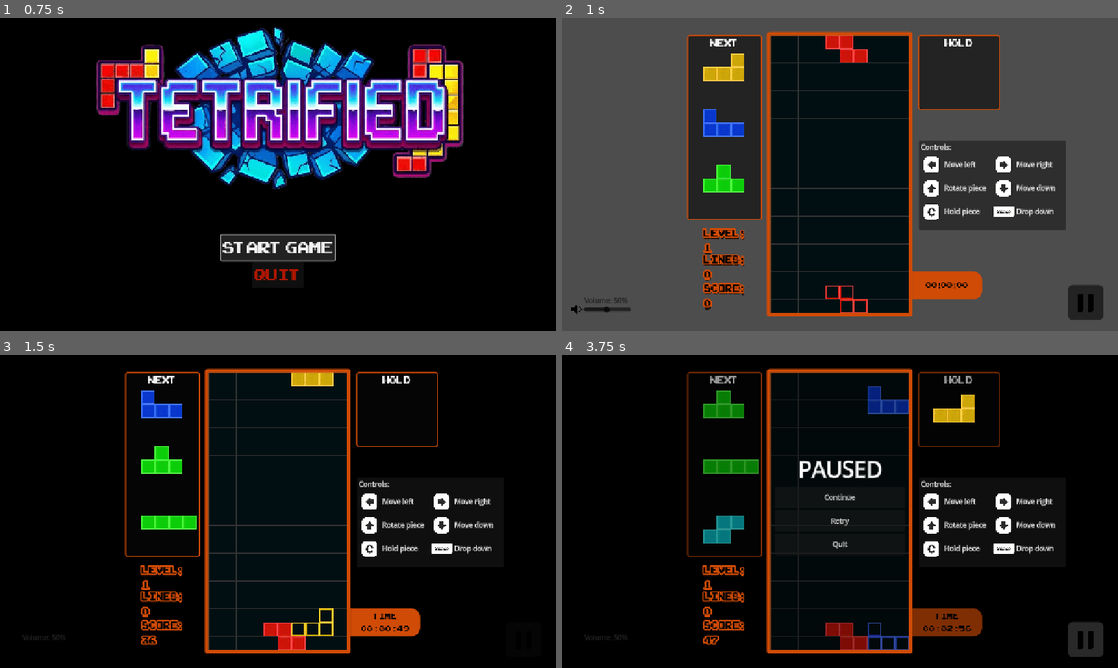
Above: before the commit, frames 1-4 (two rows, left to right).
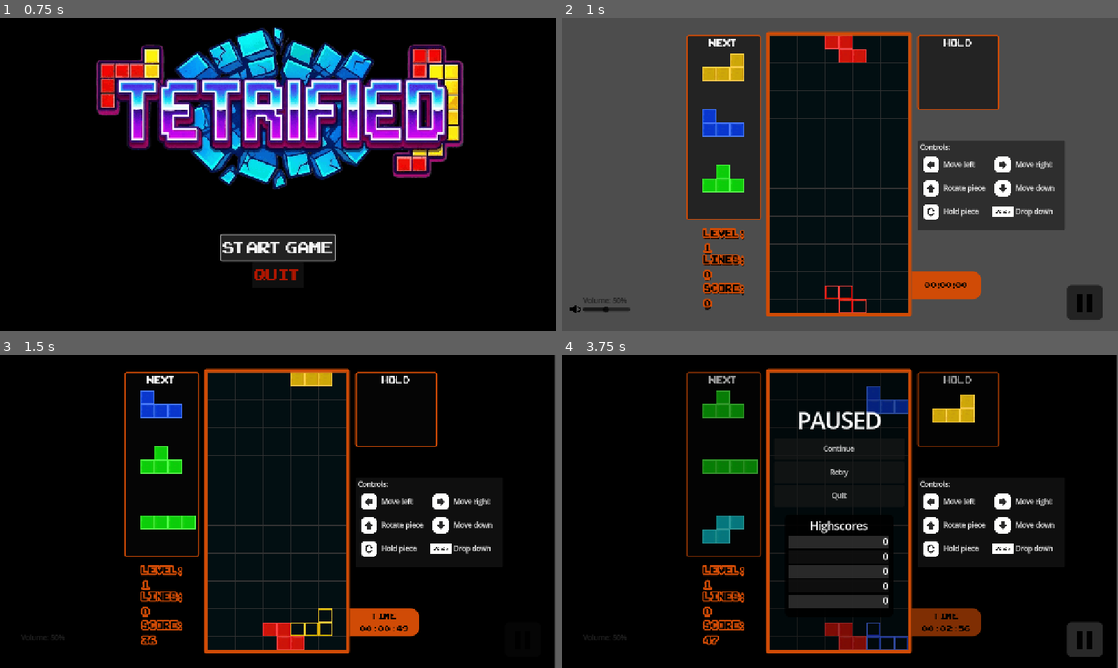
Above: after the commit, the same moments.

Repository: THeikkila91/R12-Gamejam
Game: Godot game, scene res://scenes/Start_screen.tscn
Same seed, same stepped clock (60 frames per second), same inputs: the game is played once before the commit and once after it. Video files are missing from this copy of the repository; at most half a second of black plays in their place.
Inputs (mouse positions are in pixels of both pictures, inside the frame that each line leads up to):
- Up to frame 1 (0.75 s): click "START GAME" at 0.5 s
- Up to frame 2 (1 s): no input
- Up to frame 3 (1.5 s): move the mouse to (400, 495) at 1.27 s; hold Right (move_right) from 1.28 s (still down); hold Space (hard_drop) from 1.28 s (still down)
- Up to frame 4 (3.75 s): move the mouse to (728, 527) at 2.02 s; release Right (move_right) at 2.03 s; release Space (hard_drop) at 2.03 s; hold Down (move_down) 2.03-2.78 s; tap Up (rotation) at 2.1 s; move the mouse to (895, 442) at 2.77 s; hold Right (move_right) 2.78-3.5 s; hold C (swap_piece) 2.78-3.5 s; click (1084, 639) at 3.5 s

Frame 1 is identical in both runs. In frame 2, 3.9% of the frame differs, in the area x 1-98%, y 4-97%; in frame 3, 4.1%; in frame 4, 7.5%, in the area x 4-100%, y 0-100%.

Commit message:
Scoreboard lisätty, visuaali efekti rivien saantiin ja muita viimeistelyjä

Diff:
--- a/r-12-gamejam/scenes/game.tscn
+++ b/r-12-gamejam/scenes/game.tscn
@@ -50,6 +50,33 @@
 font_size = 25
 font_color = Color(0, 0, 0, 1)
 
+[sub_resource type="StyleBoxFlat" id="StyleBoxFlat_e1j6l"]
+bg_color = Color(0, 0, 0, 0.89411765)
+corner_radius_top_left = 10
+corner_radius_top_right = 10
+corner_radius_bottom_right = 10
+corner_radius_bottom_left = 10
+
+[sub_resource type="StyleBoxFlat" id="StyleBoxFlat_pl11u"]
+content_margin_right = 2.0
+bg_color = Color(0.26666668, 0.26666668, 0.26666668, 0.6)
+
+[sub_resource type="StyleBoxFlat" id="StyleBoxFlat_bhx41"]
+content_margin_right = 2.0
+bg_color = Color(0.09239706, 0.09239707, 0.09239703, 0.6)
+
+[sub_resource type="StyleBoxFlat" id="StyleBoxFlat_qnb83"]
+content_margin_right = 2.0
+bg_color = Color(0.26666668, 0.26666668, 0.26666668, 0.6)
+
+[sub_resource type="StyleBoxFlat" id="StyleBoxFlat_sww3w"]
+content_margin_right = 2.0
+bg_color = Color(0.09239706, 0.09239707, 0.09239703, 0.6)
+
+[sub_resource type="StyleBoxFlat" id="StyleBoxFlat_suyxu"]
+content_margin_right = 2.0
+bg_color = Color(0.26666668, 0.26666668, 0.26666668, 0.6)
+
 [sub_resource type="StyleBoxFlat" id="StyleBoxFlat_ssvqc"]
 bg_color = Color(0.03137255, 0.03137255, 0.03137255, 0.6)
 border_color = Color(0.8156863, 0.29411766, 0.023529412, 1)
@@ -224,6 +251,73 @@
 size_flags_horizontal = 4
 text = "Quit"
 
+[node name="MarginContainer2" type="MarginContainer" parent="UI/GameOverMenu/VBoxContainer"]
+layout_mode = 2
+theme_override_constants/margin_bottom = 10
+
+[node name="HighscorePanel" type="PanelContainer" parent="UI/GameOverMenu/VBoxContainer"]
+custom_minimum_size = Vector2(250, 235)
+layout_mode = 2
+size_flags_horizontal = 4
+theme_override_styles/panel = SubResource("StyleBoxFlat_e1j6l")
+
+[node name="MarginContainer" type="MarginContainer" parent="UI/GameOverMenu/VBoxContainer/HighscorePanel"]
+layout_mode = 2
+theme_override_constants/margin_left = 10
+theme_override_constants/margin_top = 10
+theme_override_constants/margin_right = 10
+theme_override_constants/margin_bottom = 10
+
+[node name="GameOverHighscoreContainer" type="VBoxContainer" parent="UI/GameOverMenu/VBoxContainer/HighscorePanel/MarginContainer"]
+layout_mode = 2
+
+[node name="HighscoreLabel" type="Label" parent="UI/GameOverMenu/VBoxContainer/HighscorePanel/MarginContainer/GameOverHighscoreContainer"]
+layout_mode = 2
+theme_override_font_sizes/font_size = 25
+text = "Highscores"
+horizontal_alignment = 1
+vertical_alignment = 1
+
+[node name="Score1" type="Label" parent="UI/GameOverMenu/VBoxContainer/HighscorePanel/MarginContainer/GameOverHighscoreContainer"]
+custom_minimum_size = Vector2(0, 30)
+layout_mode = 2
+theme_override_font_sizes/font_size = 20
+theme_override_styles/normal = SubResource("StyleBoxFlat_pl11u")
+horizontal_alignment = 2
+vertical_alignment = 1
+
+[node name="Score2" type="Label" parent="UI/GameOverMenu/VBoxContainer/HighscorePanel/MarginContainer/GameOverHighscoreContainer"]
+custom_minimum_size = Vector2(0, 30)
+layout_mode = 2
+theme_override_font_sizes/font_size = 20
+theme_override_styles/normal = SubResource("StyleBoxFlat_bhx41")
+horizontal_alignment = 2
+vertical_alignment = 1
+
+[node name="Score3" type="Label" parent="UI/GameOverMenu/VBoxContainer/HighscorePanel/MarginContainer/GameOverHighscoreContainer"]
+custom_minimum_size = Vector2(0, 30)
+layout_mode = 2
+theme_override_font_sizes/font_size = 20
+theme_override_styles/normal = SubResource("StyleBoxFlat_qnb83")
+horizontal_alignment = 2
+vertical_alignment = 1
+
+[node name="Score4" type="Label" parent="UI/GameOverMenu/VBoxContainer/HighscorePanel/MarginContainer/GameOverHighscoreContainer"]
+custom_minimum_size = Vector2(0, 30)
+layout_mode = 2
+theme_override_font_sizes/font_size = 20
+theme_override_styles/normal = SubResource("StyleBoxFlat_sww3w")
+horizontal_alignment = 2
+vertical_alignment = 1
+
+[node name="Score5" type="Label" parent="UI/GameOverMenu/VBoxContainer/HighscorePanel/MarginContainer/GameOverHighscoreContainer"]
+custom_minimum_size = Vector2(0, 30)
+layout_mode = 2
+theme_override_font_sizes/font_size = 20
+theme_override_styles/normal = SubResource("StyleBoxFlat_suyxu")
+horizontal_alignment = 2
+vertical_alignment = 1
+
 [node name="PauseMenu" type="ColorRect" parent="UI"]
 process_mode = 3
 visible = false
@@ -277,6 +371,73 @@
 size_flags_horizontal = 4
 text = "Quit"
 
+[node name="Separator" type="MarginContainer" parent="UI/PauseMenu/VBoxContainer"]
+layout_mode = 2
+theme_override_constants/margin_bottom = 10
+
+[node name="HighscorePanel" type="PanelContainer" parent="UI/PauseMenu/VBoxContainer"]
+custom_minimum_size = Vector2(250, 235)
+layout_mode = 2
+size_flags_horizontal = 4
+theme_override_styles/panel = SubResource("StyleBoxFlat_e1j6l")
+
+[node name="MarginContainer" type="MarginContainer" parent="UI/PauseMenu/VBoxContainer/HighscorePanel"]
+layout_mode = 2
+theme_override_constants/margin_left = 10
+theme_override_constants/margin_top = 10
+theme_override_constants/margin_right = 10
+theme_override_constants/margin_bottom = 10
+
+[node name="HighscoreContainer" type="VBoxContainer" parent="UI/PauseMenu/VBoxContainer/HighscorePanel/MarginContainer"]
+layout_mode = 2
+
+[node name="HighscoreLabel" type="Label" parent="UI/PauseMenu/VBoxContainer/HighscorePanel/MarginContainer/HighscoreContainer"]
+layout_mode = 2
+theme_override_font_sizes/font_size = 25
+text = "Highscores"
+horizontal_alignment = 1
+vertical_alignment = 1
+
+[node name="Score1" type="Label" parent="UI/PauseMenu/VBoxContainer/HighscorePanel/MarginContainer/HighscoreContainer"]
+custom_minimum_size = Vector2(0, 30)
+layout_mode = 2
+theme_override_font_sizes/font_size = 20
+theme_override_styles/normal = SubResource("StyleBoxFlat_pl11u")
+horizontal_alignment = 2
+vertical_alignment = 1
+
+[node name="Score2" type="Label" parent="UI/PauseMenu/VBoxContainer/HighscorePanel/MarginContainer/HighscoreContainer"]
+custom_minimum_size = Vector2(0, 30)
+layout_mode = 2
+theme_override_font_sizes/font_size = 20
+theme_override_styles/normal = SubResource("StyleBoxFlat_bhx41")
+horizontal_alignment = 2
+vertical_alignment = 1
+
+[node name="Score3" type="Label" parent="UI/PauseMenu/VBoxContainer/HighscorePanel/MarginContainer/HighscoreContainer"]
+custom_minimum_size = Vector2(0, 30)
+layout_mode = 2
+theme_override_font_sizes/font_size = 20
+theme_override_styles/normal = SubResource("StyleBoxFlat_qnb83")
+horizontal_alignment = 2
+vertical_alignment = 1
+
+[node name="Score4" type="Label" parent="UI/PauseMenu/VBoxContainer/HighscorePanel/MarginContainer/HighscoreContainer"]
+custom_minimum_size = Vector2(0, 30)
+layout_mode = 2
+theme_override_font_sizes/font_size = 20
+theme_override_styles/normal = SubResource("StyleBoxFlat_sww3w")
+horizontal_alignment = 2
+vertical_alignment = 1
+
+[node name="Score5" type="Label" parent="UI/PauseMenu/VBoxContainer/HighscorePanel/MarginContainer/HighscoreContainer"]
+custom_minimum_size = Vector2(0, 30)
+layout_mode = 2
+theme_override_font_sizes/font_size = 20
+theme_override_styles/normal = SubResource("StyleBoxFlat_suyxu")
+horizontal_alignment = 2
+vertical_alignment = 1
+
 [node name="HoldPieceDisplay" type="TileMapLayer" parent="UI"]
 position = Vector2(400, 20)
 tile_set = ExtResource("2_yqjtg")
@@ -586,6 +747,9 @@
 
 [node name="ButtonpressSound" type="AudioStreamPlayer" parent="."]
 stream = ExtResource("16_rysoc")
+
+[node name="Camera2D" type="Camera2D" parent="."]
+position = Vector2(635, 353)
 
 [connection signal="level_changed" from="ActivePiece" to="ScoreUI" method="_on_level_changed"]
 [connection signal="lines_cleared" from="ActivePiece" to="ScoreUI" method="_on_lines_cleared"]
--- a/r-12-gamejam/scripts/ActivePiece.gd
+++ b/r-12-gamejam/scripts/ActivePiece.gd
@@ -222,6 +222,11 @@
 	#palikoiden pysäytys
 	set_process(false)
 	fall_timer.stop()
+
+	var ui_node = get_node("../ScoreUI")
+	if ui_node:
+		ui_node.check_for_new_highscore()
+
 	#gameover ruutu näkyviin
 	if game_over_menu:
 		game_over_menu.show()
@@ -329,6 +334,8 @@
 
 		if is_full:
 			get_parent().get_node("ExplodeSound").play()
+			play_clear_animation(y) # Pelaa flash efekti
+			await get_tree().create_timer(0.1).timeout # Pieni paussi
 			delete_row_and_shift(y) #tässä tuhotaan ja pudotetaan
 			rows_cleared += 1
 		else:
@@ -349,15 +356,42 @@
 			pohja_layer.set_cell(Vector2i(x, y), source_id, atlas_coords)
 			pohja_layer.set_cell(Vector2i(x, y - 1), -1)
 
+func play_clear_animation(row: int):
+	var flash = ColorRect.new()
+	add_child(flash)
+
+	# Muuttaa valo efektiä
+	flash.position = Vector2(0, row * 32)
+	flash.size = Vector2(10 * 32, 32)
+	flash.color = Color(1, 1, 1, 0.8)
+
+	var tween = create_tween()
+	# Häivytä ja poista se 0,2 sekunnissa
+	tween.tween_property(flash, "modulate:a", 0.0, 0.2)
+	tween.tween_callback(flash.queue_free)
+
+
+func apply_shake(strength: float = 4.0):
+	var camera = get_viewport().get_camera_2d()
+	if camera:
+		var tween = create_tween()
+		for i in range(4):
+			var offset = Vector2(randf_range(-strength, strength), randf_range(-strength, strength))
+			tween.tween_property(camera, "offset", offset, 0.05)
+		tween.tween_property(camera, "offset", Vector2.ZERO, 0.05)
+
 
 func calculate_score(amount: int):
 	total_lines_cleared += amount
+
+	apply_shake(amount * 3.0)
 
 	var points = 0
 	if amount == 1: points = 100
 	elif amount == 2: points = 300
 	elif amount == 3: points = 500
 	elif amount == 4: points = 800
+
 
 	var earned_points = points * level
 	lines_cleared.emit(earned_points, amount)
--- a/r-12-gamejam/scripts/score_ui.gd
+++ b/r-12-gamejam/scripts/score_ui.gd
@@ -8,8 +8,54 @@
 var total_lines = 0
 var current_level = 1
 
+var highscores: Array = [0, 0, 0, 0, 0]
+const SAVE_PATH = "user://highscores.save"
+
+
 func _ready():
+	load_highscores()
 	update_ui()
+	update_highscore_display()
+
+func load_highscores():
+	if FileAccess.file_exists(SAVE_PATH):
+		var file = FileAccess.open(SAVE_PATH, FileAccess.READ)
+		highscores = file.get_var()
+	else:
+		highscores = [0, 0, 0, 0, 0]
+
+func save_highscores():
+	var file = FileAccess.open(SAVE_PATH, FileAccess.WRITE)
+	file.store_var(highscores)
+
+func check_for_new_highscore():
+	highscores.append(total_score)
+	highscores.sort() # Järjestää pienimmästä isoimpaan
+	highscores.reverse()
+	highscores = highscores.slice(0, 5) # Pidä vain top 5
+
+	save_highscores()
+	update_highscore_display()
+
+func update_highscore_display():
+
+	var pause_container = get_node("../UI/PauseMenu/VBoxContainer/HighscorePanel/MarginContainer/HighscoreContainer")
+	var gameover_container = get_node("../UI/GameOverMenu/VBoxContainer/HighscorePanel/MarginContainer/GameOverHighscoreContainer")
+
+	var containers = [pause_container, gameover_container]
+
+	for container in containers:
+		if container:
+			print("Highscore container found!")
+			var children = container.get_children()
+
+			for i in range(1, children.size()):
+				var score_index = i - 1
+
+				if children[i] is Label and score_index < highscores.size():
+					children[i].text = str(highscores[score_index])
+		else:
+			print("Error: Could not find HighscoreContainer!")
 
 # Tätä funktiota kutsutaan kun signaali on saatu
 func _on_lines_cleared(points: int, line_count: int):
Not shown: 1 places in r-12-gamejam/scenes/game.tscn that only renumber resources
